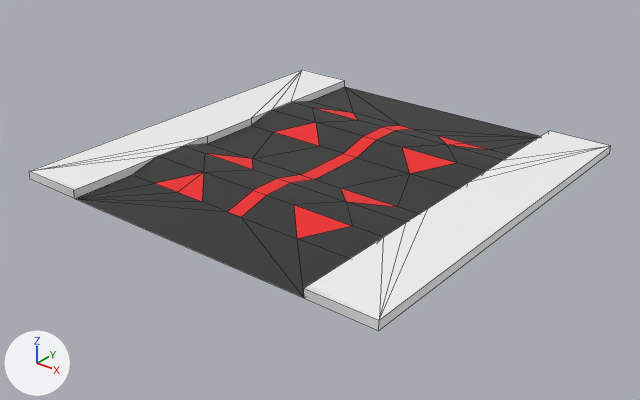
An edit to the FBX model Unity AR Project/Assets/Models/RoadPieces/RoadSpeedhumps.fbx, drawn before and after from the same camera.
Camera for both pictures: a 50 mm camera at (0.292, -0.374, 0.208) aimed at (0.002, -0.011, -0.017). The lights are fixed; the arrows at lower left show +X, +Y and +Z. Mesh edges are drawn as thin lines. Where no turn or scale is listed for an object, it has been applied to the vertices.

Objects in the first picture: 'RoadSpeedhumps'.
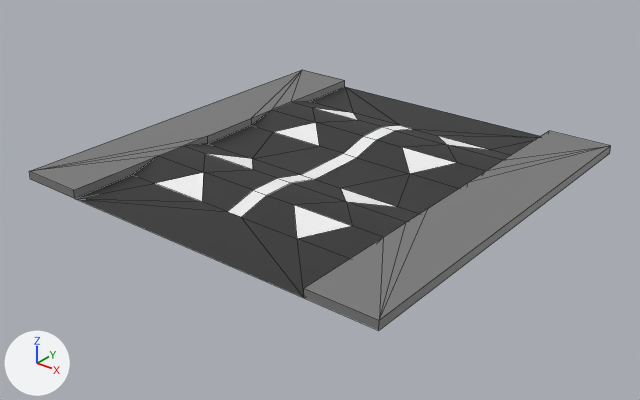
What differs and where, as boxes (x1, y1, x2, y2) in the pictures (640 x 400 px):
part 1 of me_mesh, cut back: (75, 173, 203, 202) in both
part 2 of me_mesh, cut back: (438, 136, 537, 150) in both
part 3 of me_mesh, surface changed (white to grey): (29, 70, 611, 330) in both

What the commit changed:
me_mesh is used by ob_roadspeedhumps; location (0.0, 0.0, 0.0).
Verts and faces of me_mesh; kept vertices keep their numbers, new ones are numbered from 78.
Before the commit, vertices of me_mesh: 0 (-0.08, -0.12, 0.0) at pixel (74, 198), 52 (-0.043, -0.06, 0.005) at pixel (203, 172), 64 (-0.043, -0.08, 0.0) at pixel (177, 192), 71 (-0.024, -0.08, 0.0) at pixel (202, 201), 72 (-0.061, -0.08, 0.0) at pixel (154, 183).
Before the commit, vertices of me_mesh: 11 (0.08, 0.12, 0.0), 59 (0.043, 0.06, 0.005) at pixel (446, 144), 60 (0.043, 0.08, 0.0) at pixel (463, 142), 76 (0.061, 0.08, 0.0) at pixel (490, 149), 77 (0.024, 0.08, 0.0) at pixel (437, 135).
me_mesh had 78 vertices, 95 faces and spanned x -0.12..0.12, y -0.12..0.12, z 0.0..0.005.
me_mesh now has 76 vertices, 91 faces and spans x -0.12..0.12, y -0.12..0.12, z 0.0..0.005.
Part 1, on me_mesh:
Vertices deleted: 64 (with the faces that use them).
New faces: (52, 72, 71), (0, 71, 72).
Part 2, on me_mesh:
Vertices deleted: 60 (with the faces that use them).
New faces: (11, 77, 76), (59, 76, 77).
me_mesh part 3: 84 kept faces spanning x -0.12..0.12, y -0.12..0.12, z 0.0..0.005 get new texture (UV) coordinates.
